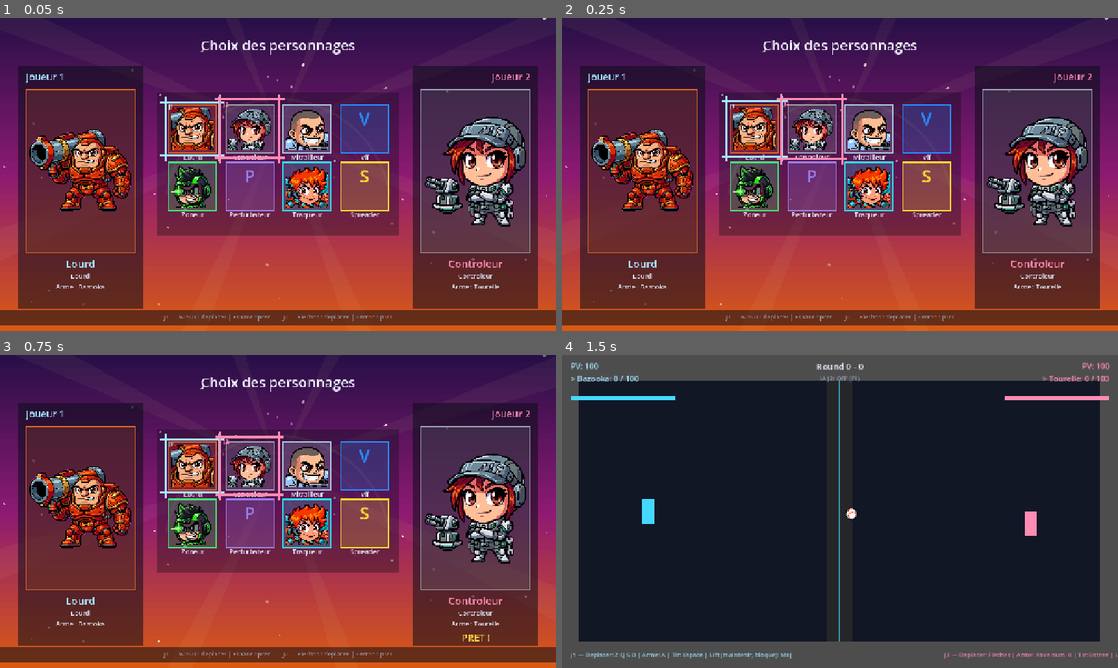
Above: before the commit, frames 1-4 (two rows, left to right).
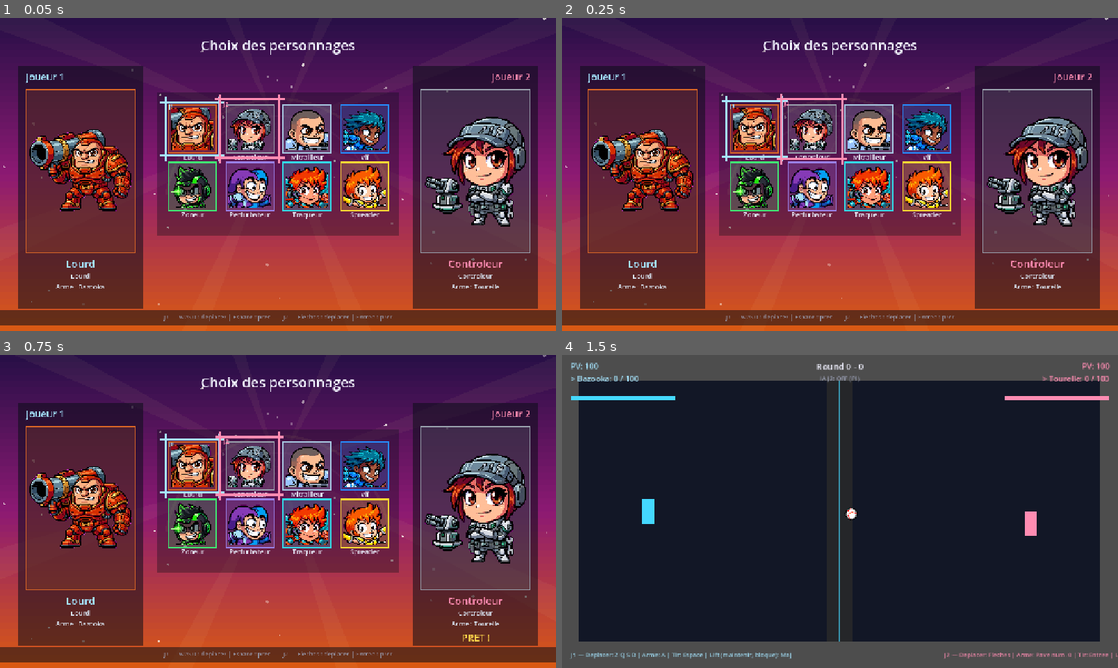
Above: after the commit, the same moments.

Repository: Shakkam/seek_destroy_reflect
Game: Godot game, scene res://scenes/CharacterSelect.tscn
The game is run twice, just before and just after one commit, with the same random seed, the same clock (stepped at 60 frames per second) and the same inputs. This scene is started directly instead of the project's main scene.
Inputs (mouse positions are in pixels of both pictures, inside the frame that each line leads up to):
- Up to frame 1 (0.05 s): no input
- Up to frame 2 (0.25 s): no input
- Up to frame 3 (0.75 s): tap Enter at 0.5 s; move the mouse to (400, 495) at 0.52 s; hold Right from 0.53 s (still down); hold Enter from 0.53 s (still down); click (400, 495) at 0.67 s
- Up to frame 4 (1.5 s): tap Space at 0.77, 1.25 s; move the mouse to (728, 527) at 1.27 s; release Right at 1.28 s; release Enter at 1.28 s; hold Down from 1.28 s (still down); tap T at 1.35 s

The runs differ from the first frame. In frame 1, 2.4% of the frame differs, in the area x 41-70%, y 29-61%; in frame 2, 2.4%; in frame 3, 2.4%; in frame 4, nothing differs.

Commit message:
Character-select: wire in Perturbateur, Spreader, and Vif art - full roster done (8/8)
Camil: "et ej t'ai rajoute perturbateur, spreader et vif :)" - last three
of the roster, same drill, all at target dimensions and background-
removed. Every character now has real portrait + full-body art in the
select screen; the accent-tinted placeholder path stays in the code as a
fallback (e.g. for a future 9th character) but is no longer reachable for
the current 8.

Verified: campaign_setup_check.tscn 45/45 PASS, smoke_test.gd 0 failures,
scene boots clean headless with all textures imported.

Co-Authored-By: Claude Sonnet 5 <noreply@anthropic.com>

Diff:
--- a/godot_project/nodes/character_select_node.gd
+++ b/godot_project/nodes/character_select_node.gd
@@ -60,19 +60,19 @@
 const GAMEPAD_TRIGGER_THRESHOLD := 0.4
 
 # Real portrait/full-body art, per character id — same "explicit preload +
-# id lookup" pattern match_arena_node.gd uses for weapon sprites. Only
-# Lourd has real art so far (2026-08-12, Camil's first Gemini test render
-# for this roster, exactly the GDD's target 128x128 / 256x384 dimensions
-# already background-removed); everyone else still falls back to the
-# accent-tinted placeholder in _draw_grid_cell()/_draw_big_image() until
-# their art lands — add an entry here as each character's art arrives,
-# never a code change beyond this table.
+# id lookup" pattern match_arena_node.gd uses for weapon sprites.
+# 2026-08-13: full roster now has real art (all 8), so the placeholder
+# path in _draw_grid_cell()/_draw_big_image() is dead code in practice —
+# left in place as a safety net for any future 9th character/reroll.
 const PORTRAIT_TEXTURES := {
 	"lourd": preload("res://assets/art/characters/lourd/portrait.png"),
 	"missiles": preload("res://assets/art/characters/missiles/portrait.png"), # Traqueur
 	"controleur": preload("res://assets/art/characters/controleur/portrait.png"),
 	"mitrailleur": preload("res://assets/art/characters/mitrailleur/portrait.png"),
 	"zoneur": preload("res://assets/art/characters/zoneur/portrait.png"),
+	"perturbateur": preload("res://assets/art/characters/perturbateur/portrait.png"),
+	"mini": preload("res://assets/art/characters/mini/portrait.png"), # Spreader
+	"vif": preload("res://assets/art/characters/vif/portrait.png"),
 }
 const FULL_TEXTURES := {
 	"lourd": preload("res://assets/art/characters/lourd/full.png"),
@@ -80,6 +80,9 @@
 	"controleur": preload("res://assets/art/characters/controleur/full.png"),
 	"mitrailleur": preload("res://assets/art/characters/mitrailleur/full.png"),
 	"zoneur": preload("res://assets/art/characters/zoneur/full.png"),
+	"perturbateur": preload("res://assets/art/characters/perturbateur/full.png"),
+	"mini": preload("res://assets/art/characters/mini/full.png"), # Spreader
+	"vif": preload("res://assets/art/characters/vif/full.png"),
 }
 
 @onready var p1_name_label: Label = $P1Name
Binary file added: godot_project/assets/art/characters/mini/full.png
Not shown, added: godot_project/assets/art/characters/mini/full.png.import
Binary file added: godot_project/assets/art/characters/mini/portrait.png
Not shown, added: godot_project/assets/art/characters/mini/portrait.png.import
Binary file added: godot_project/assets/art/characters/perturbateur/full.png
Not shown, added: godot_project/assets/art/characters/perturbateur/full.png.import
Binary file added: godot_project/assets/art/characters/perturbateur/portrait.png
Not shown, added: godot_project/assets/art/characters/perturbateur/portrait.png.import
Binary file added: godot_project/assets/art/characters/vif/full.png
Not shown, added: godot_project/assets/art/characters/vif/full.png.import
Binary file added: godot_project/assets/art/characters/vif/portrait.png
Not shown, added: godot_project/assets/art/characters/vif/portrait.png.import
